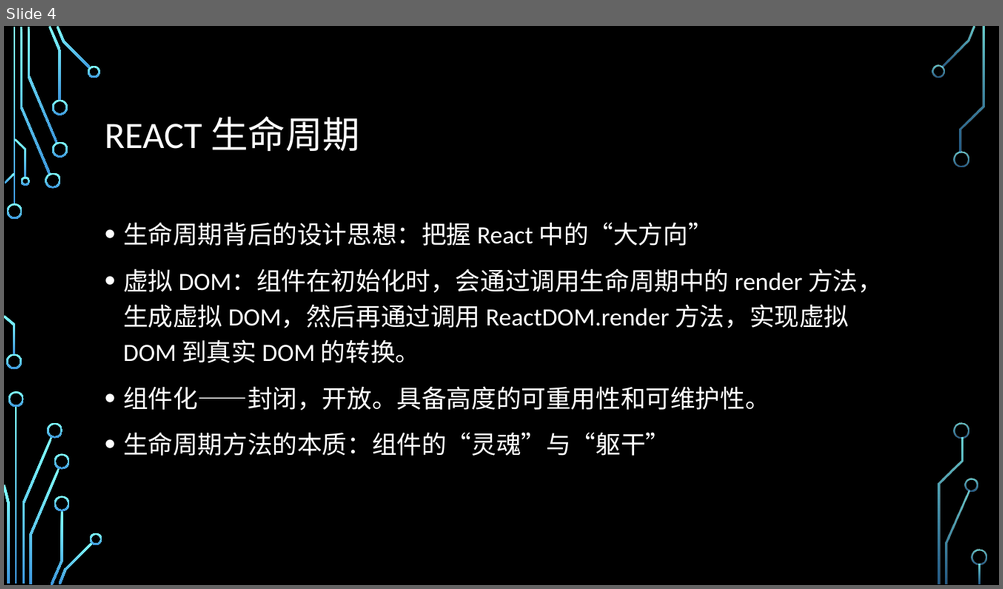
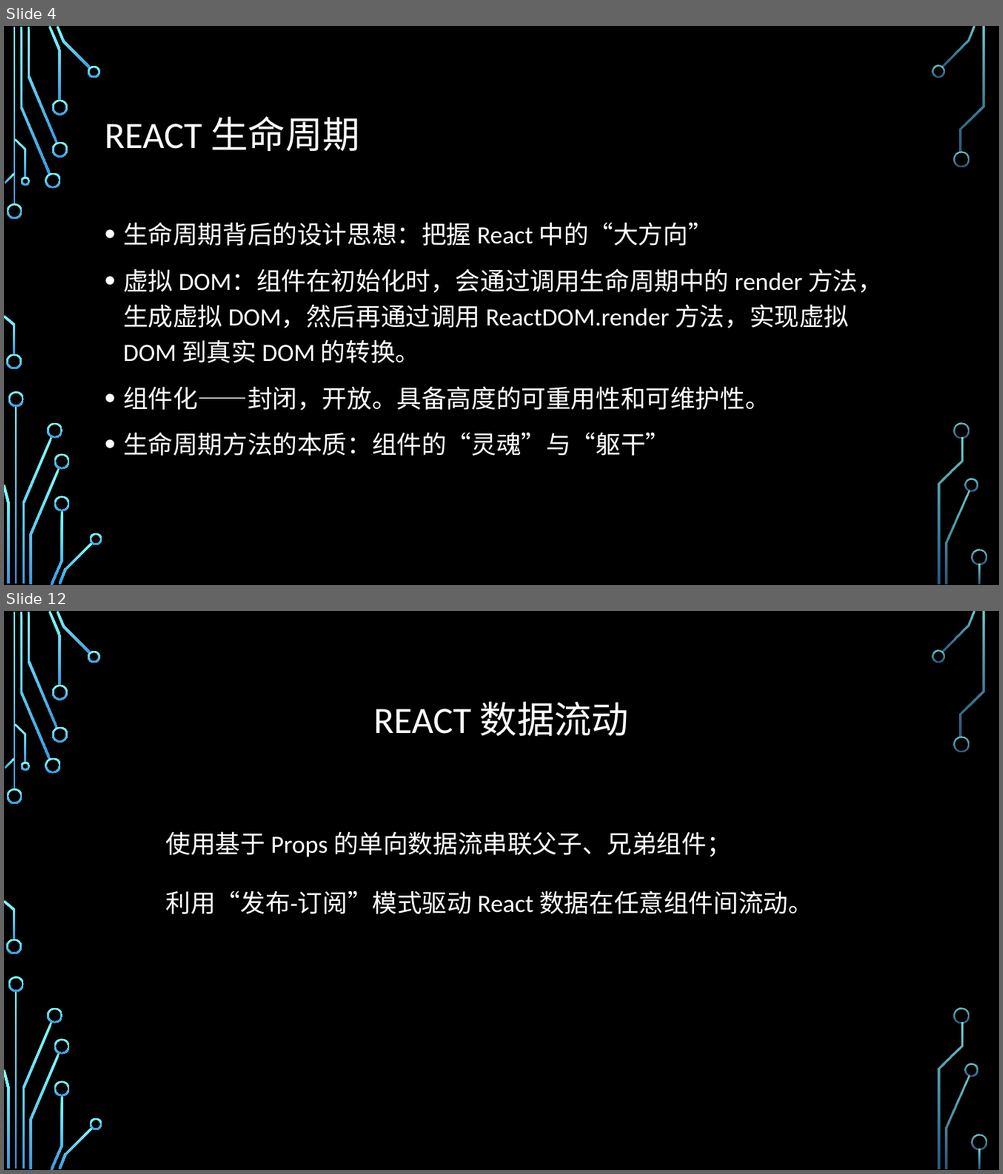
Before and after one commit to jiangyanghe/lagou-lesson, a slide deck: REACT/assets/react 分享.pptx. Shown one above the other, each under a label of ours: slide 4 before the commit, slides 4 and 12 after it; the slides between them are not shown. The pictures are 1003x589 and 1003x1174 pixels, drawn with LibreOffice and Linux fonts; fonts in the diff are those of the drawing; background and template pictures are left out. Boxes give left, top, right and bottom in pixels: in the first picture for what was removed or moved away, otherwise in the second. Text is boxed around its words. In the diff, an @@ line names an element or a change of style, - is before the commit and + after.

```diff
--- a/REACT/assets/react 分享.pptx
+++ b/REACT/assets/react 分享.pptx
@@ slide 12 added at (x1=4, y1=611, x2=999, y2=1170), background picture (left out); not listed: 36 template elements that a slide beside it also shows @@
@@ title added at (x1=373, y1=701, x2=629, y2=736), 36 pt, text #FFFFFF @@
+REACT 数据流动
@@ text added at (x1=166, y1=832, x2=813, y2=914), 24 pt, text #FFFFFF @@
+使用基于 Props 的单向数据流串联父子、兄弟组件；
+利用“发布-订阅”模式驱动 React 数据在任意组件间流动。
```
Also in this commit, not shown: 1 slide changed, 8 other slides added, 1 other file.
